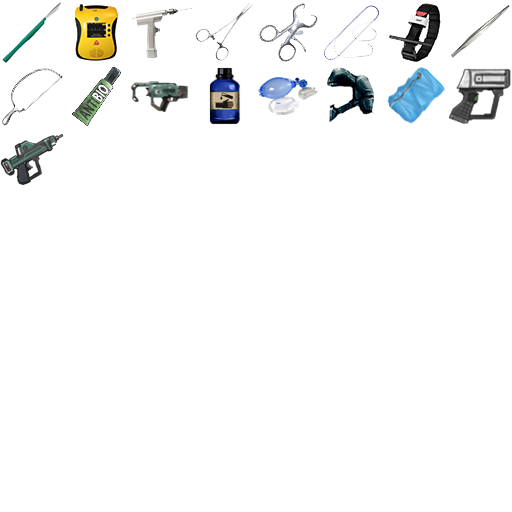
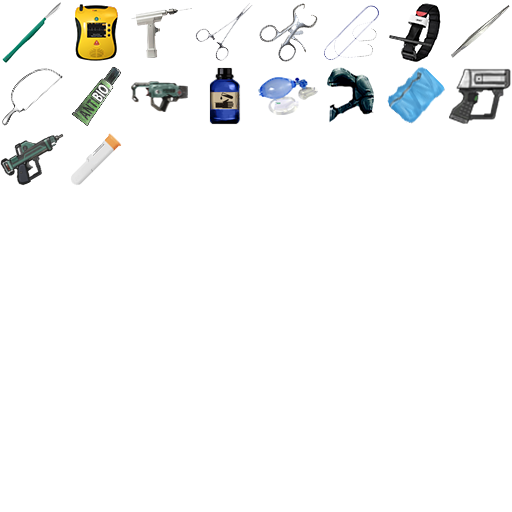
Before/after of a (512, 512) layered artwork. What changed in the layer stack:
added layer "injecter" above "Layer 12" over [71, 133, 122, 186]
